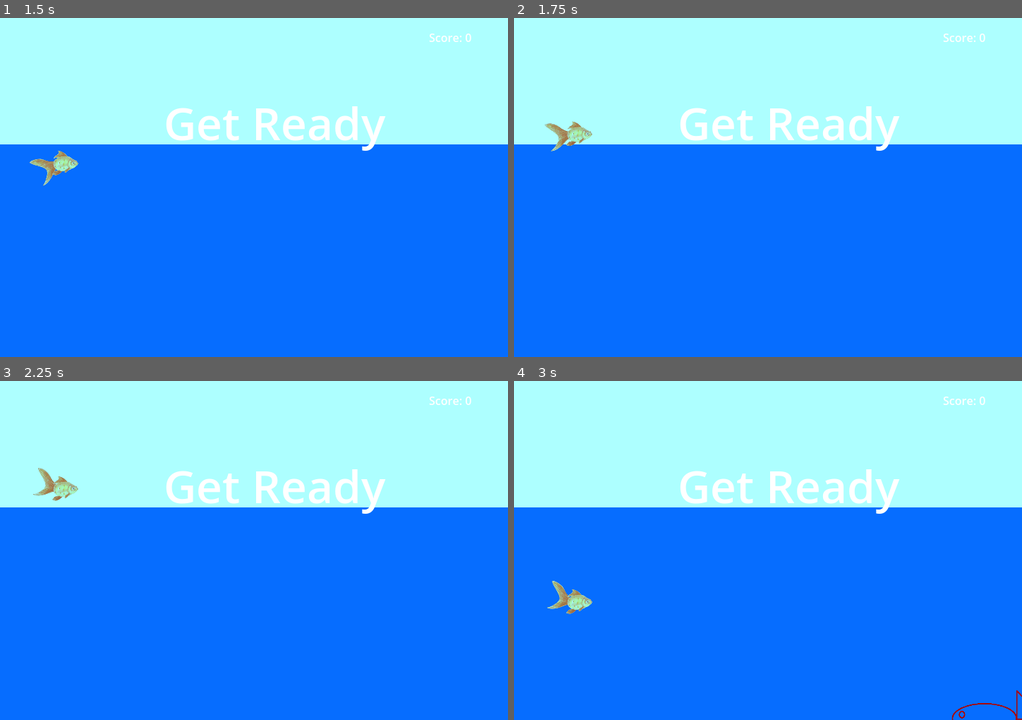
Above: before the commit, frames 1-4 (two rows, left to right).
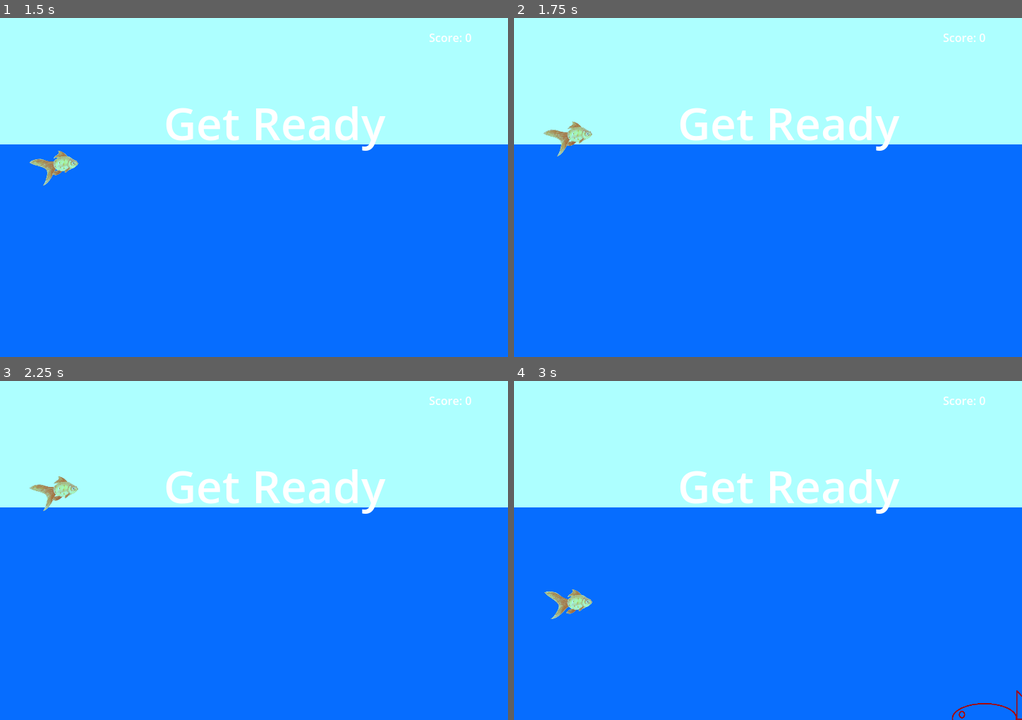
Above: after the commit, the same moments.

Repository: Aveli-games/splashy-fish
Game: Godot game, scene res://main.tscn
The game is run twice, just before and just after one commit, with the same random seed, the same clock (stepped at 60 frames per second) and the same inputs.
Inputs:
- Up to frame 1 (1.5 s): click "Start" at 0.5 s; tap Enter at 1.25 s; hold W (swim_up) from 1.28 s (still down)
- Up to frame 2 (1.75 s): keep holding W (swim_up)
- Up to frame 3 (2.25 s): release W (swim_up) at 2.03 s; hold S (swim_down) from 2.03 s (still down)
- Up to frame 4 (3 s): release S (swim_down) at 2.78 s; hold W (swim_up) from 2.78 s (still down)

Frame 1 is identical in both runs. In frame 2, 0.2% of the frame differs, in the area x 5-11%, y 31-41%; in frame 3, 0.2%; in frame 4, 0.2%, in the area x 5-12%, y 58-71%.

Commit message:
Make it do neutral animation when in air

Diff:
--- a/player.gd
+++ b/player.gd
@@ -55,9 +55,9 @@
 	if position.y == screen_size.y:
 		speed = 0
 
-	if velocity.y > 0:
+	if velocity.y > 0 && not in_air:
 		$AnimatedSprite2D.animation = "swim_down"
-	elif velocity.y < 0:
+	elif velocity.y < 0 && not in_air:
 		$AnimatedSprite2D.animation = "swim_up"
 	else:
 		$AnimatedSprite2D.animation = "swim_neutral"
